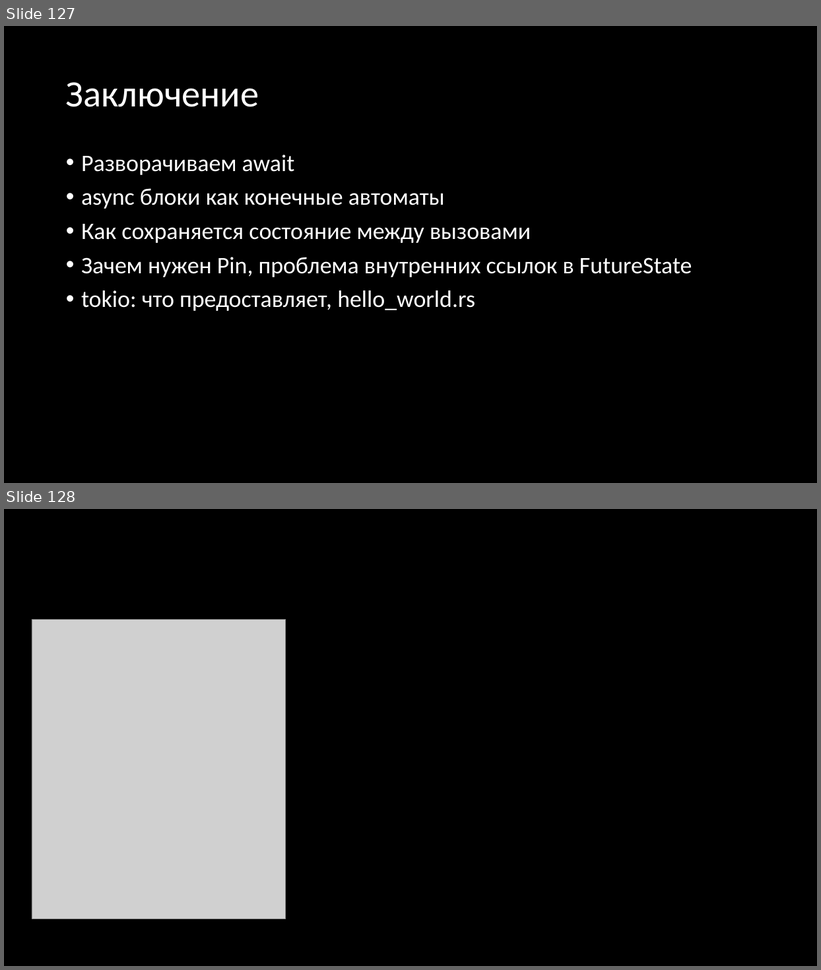
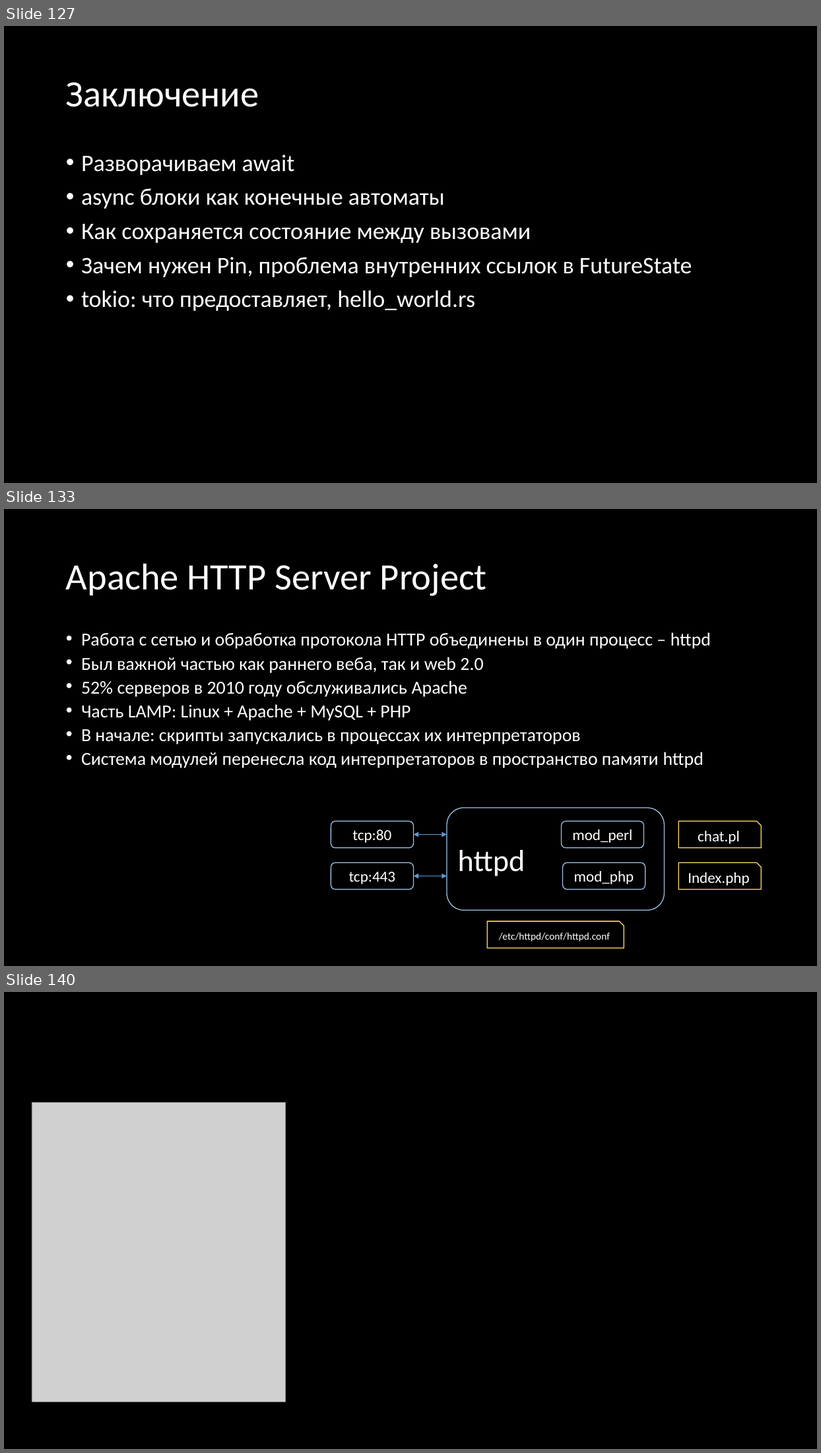
Before and after one commit to Gordon01/learn-rust, a slide deck: keynotes/Rust 2024.pptx. Shown one above the other, each under a label of ours: slides 127 and 128 before the commit, slides 127, 133 and 140 after it; the slides between them are not shown. The pictures are 821x970 and 821x1453 pixels, drawn with LibreOffice and Linux fonts; fonts in the diff are those of the drawing; grey boxes stand for pictures. Boxes give left, top, right and bottom in pixels: in the first picture for what was removed or moved away, otherwise in the second. Text is boxed around its words. In the diff, an @@ line names an element or a change of style, - is before the commit and + after.

```diff
--- a/keynotes/Rust 2024.pptx
+++ b/keynotes/Rust 2024.pptx
@@ slide 133 added at (4, 509, 817, 966), background #000000 @@
@@ title added at (66, 563, 487, 596), 44 pt, text #FFFFFF @@
+Apache HTTP Server Project
@@ text added at (81, 632, 711, 768), 21.7 pt, text #FFFFFF @@
+• Работа с сетью и обработка протокола HTTP объединены в один процесс – httpd
+• Был важной частью как раннего веба, так и web 2.0
+• 52% серверов в 2010 году обслуживались Apache
+• Часть LAMP: Linux + Apache + MySQL + PHP
+• В начале: скрипты запускались в процессах их интерпретаторов
+• Система модулей перенесла код интерпретаторов в пространство памяти httpd
@@ rounded rectangle added at (331, 821, 413, 848), fill #000000, outline #9DC3E6 1 pt, 18 pt, text #FFFFFF @@
+tcp:80
@@ rounded rectangle added at (447, 808, 665, 910), fill #000000, outline #9DC3E6 1 pt, 36 pt, text #FFFFFF @@
+httpd
@@ rounded rectangle added at (562, 821, 644, 848), fill #000000, outline #9DC3E6 1 pt, 18 pt, text #FFFFFF @@
+mod_perl
@@ snip rect added at (679, 821, 761, 848), outline #FFD966 1 pt, 18 pt, text #FFFFFF @@
+chat.pl
@@ double arrow added from (414, 835) to (447, 835), #5B9BD5 0.5 pt @@
@@ rounded rectangle added at (331, 863, 413, 890), fill #000000, outline #9DC3E6 1 pt, 18 pt, text #FFFFFF @@
+tcp:443
@@ rounded rectangle added at (563, 863, 645, 890), fill #000000, outline #9DC3E6 1 pt, 18 pt, text #FFFFFF @@
+mod_php
@@ snip rect added at (679, 863, 761, 890), outline #FFD966 1 pt, 18 pt, text #FFFFFF @@
+Index.php
@@ double arrow added from (414, 876) to (447, 876), #5B9BD5 0.5 pt @@
@@ snip rect added at (487, 922, 624, 949), outline #FFD966 1 pt, 12 pt, text #FFFFFF @@
+/etc/httpd/conf/httpd.conf
@@ what was slide 128 is now slide 140 @@
```
Also in this commit, not shown: 11 other slides added, 2 other files.
